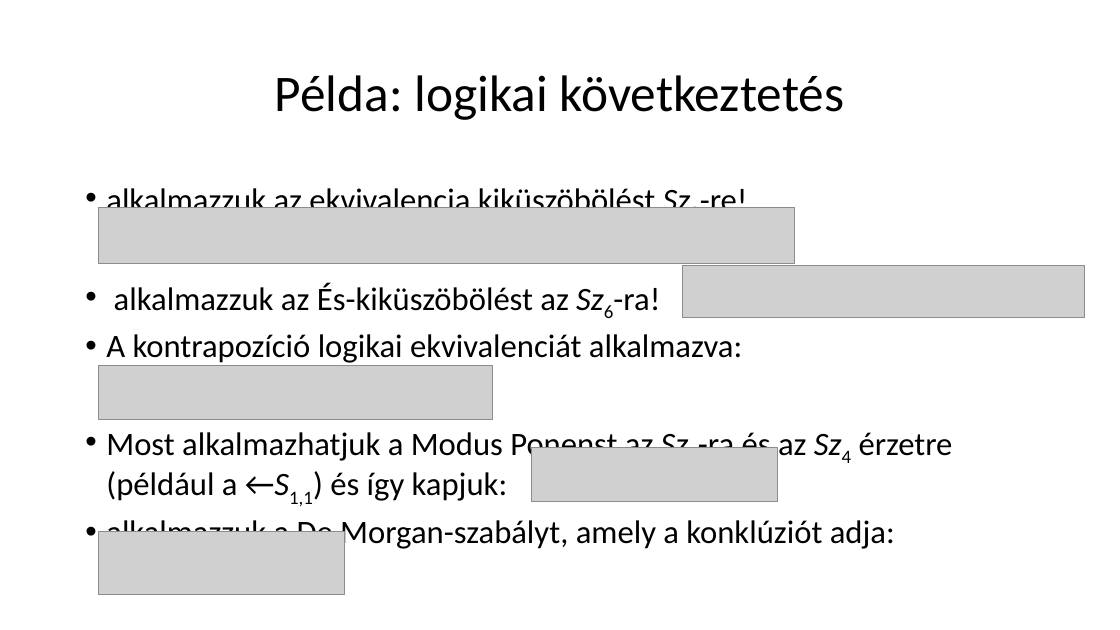
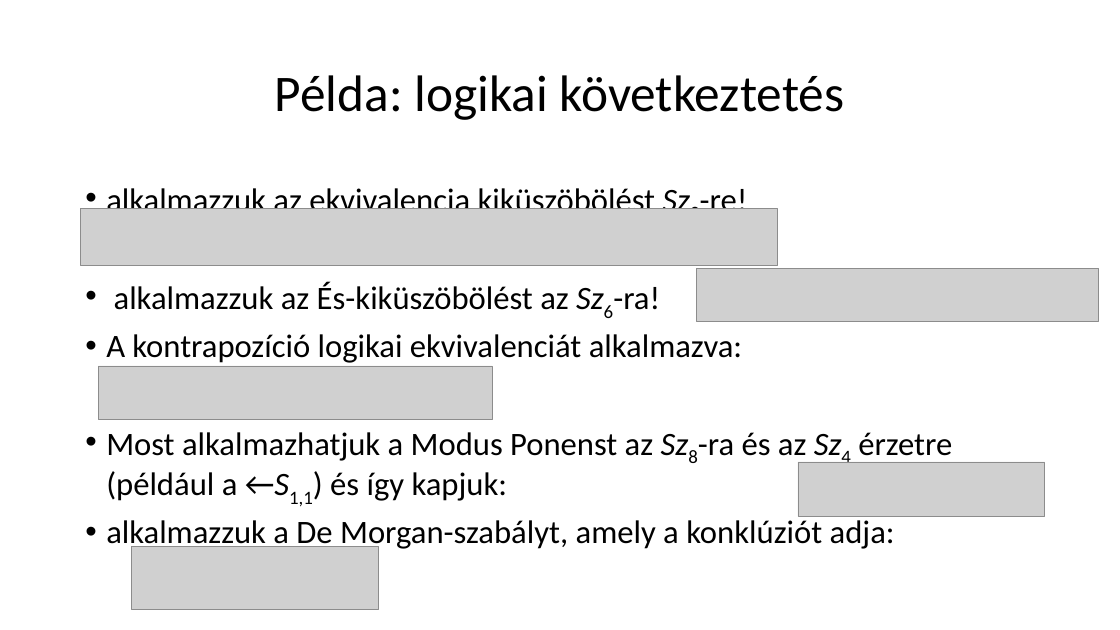
Before and after one commit to Pecneb/AdvancedC-, a slide deck: slide 33 of Eloadasok/SZE_MI/Logikai ágensek.pptx. Drawn at 1120x630 pixels with LibreOffice and Linux fonts; fonts in the diff are those of the drawing; grey boxes stand for pictures. Boxes give left, top, right and bottom in pixels: in the first picture for what was removed or moved away, otherwise in the second. Text is boxed around its words. In the diff, an @@ line names an element or a change of style, - is before the commit and + after.

```diff
--- a/Eloadasok/SZE_MI/Logikai ágensek.pptx
+++ b/Eloadasok/SZE_MI/Logikai ágensek.pptx
@@ picture: place and size @@
-picture at [98, 208, 795, 264]
+picture at [81, 208, 777, 265]
@@ picture: place and size @@
-picture at [682, 266, 1085, 318]
+picture at [697, 269, 1099, 322]
@@ picture: place and size @@
-picture at [531, 448, 778, 502]
+picture at [798, 462, 1045, 517]
@@ picture: place and size @@
-picture at [98, 532, 344, 595]
+picture at [132, 546, 378, 609]
```
Also in this commit, not shown: 28 other slides changed, 5 other files.
